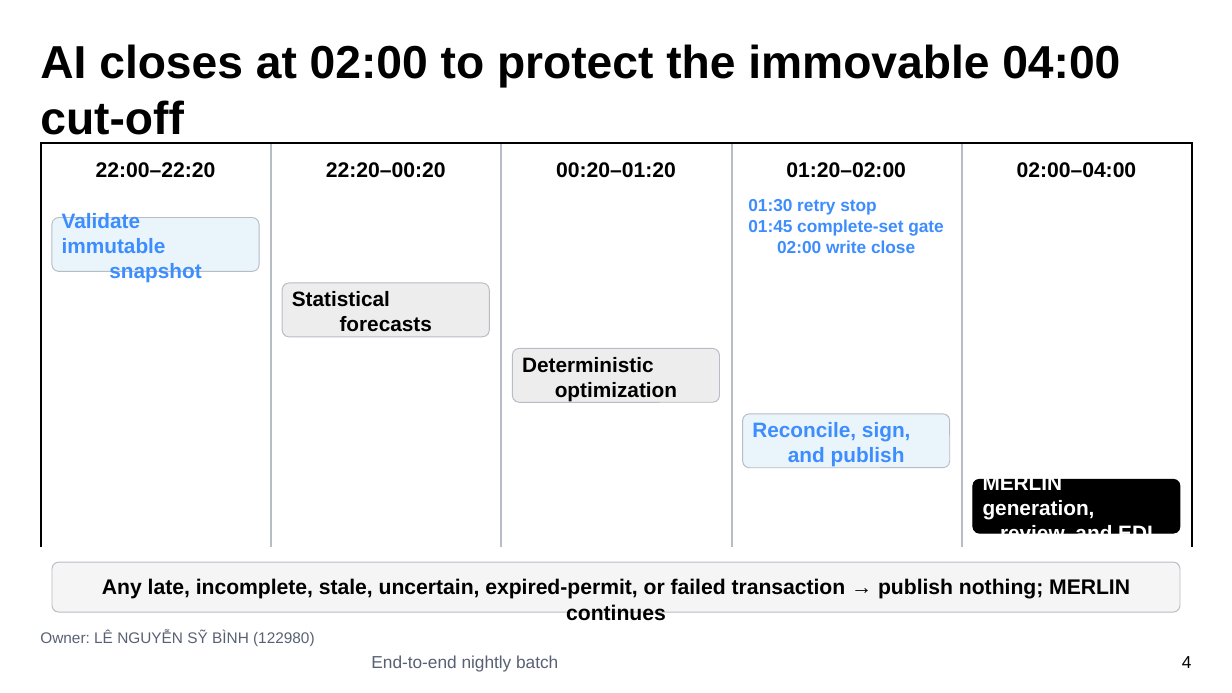
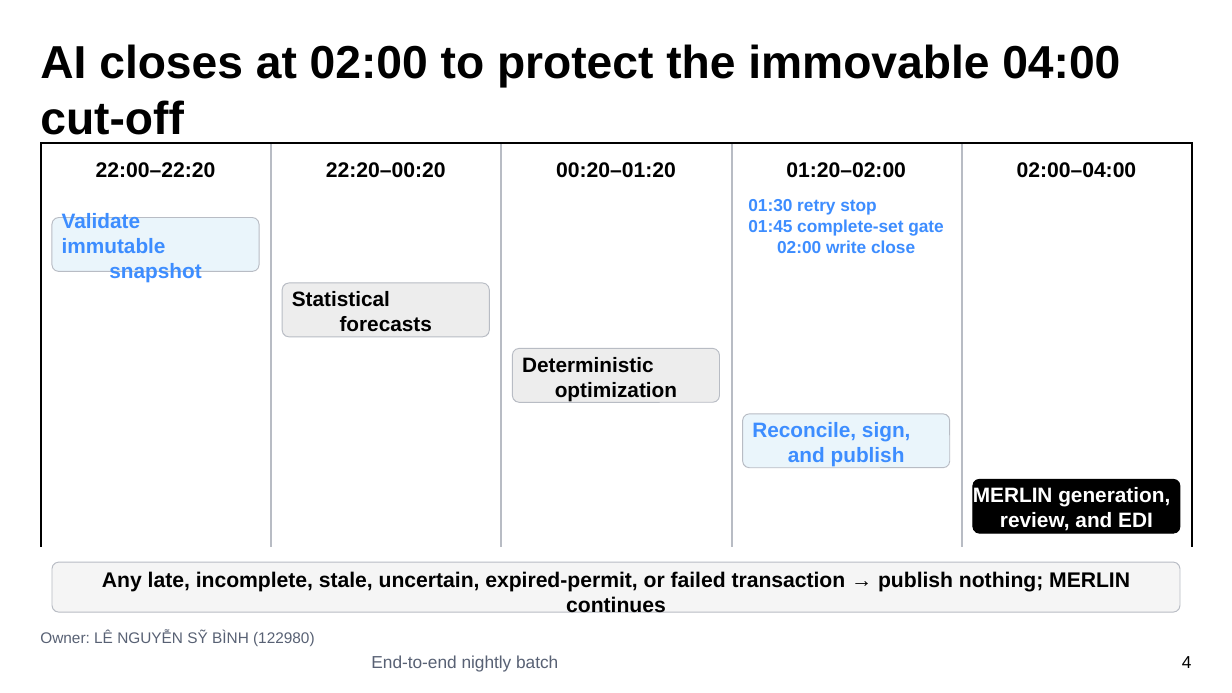
Before and after one commit to dtahoa/ai-architect-program-workshop, a slide deck: slide 4 of output/slides/Group4_VariantB_End_to_End_AI_System_Design.pptx. Drawn at 1232x693 pixels with LibreOffice and Linux fonts; fonts in the diff are those of the drawing. Boxes give left, top, right and bottom in pixels: in the first picture for what was removed or moved away, otherwise in the second. Text is boxed around its words. In the diff, an @@ line names an element or a change of style, - is before the commit and + after.

```diff
--- a/output/slides/Group4_VariantB_End_to_End_AI_System_Design.pptx
+++ b/output/slides/Group4_VariantB_End_to_End_AI_System_Design.pptx
@@ text "MERLIN generation, review, and EDI" rewrapped from (983,474,1153,534) to (973,487,1170,531) @@
@@ text "Any late, incomplete, stale, uncertain, ..." rewrapped from (102,578,1130,599) to (102,571,1130,613) @@
```
Also in this commit, not shown: 4 other slides changed, 28 other files.
